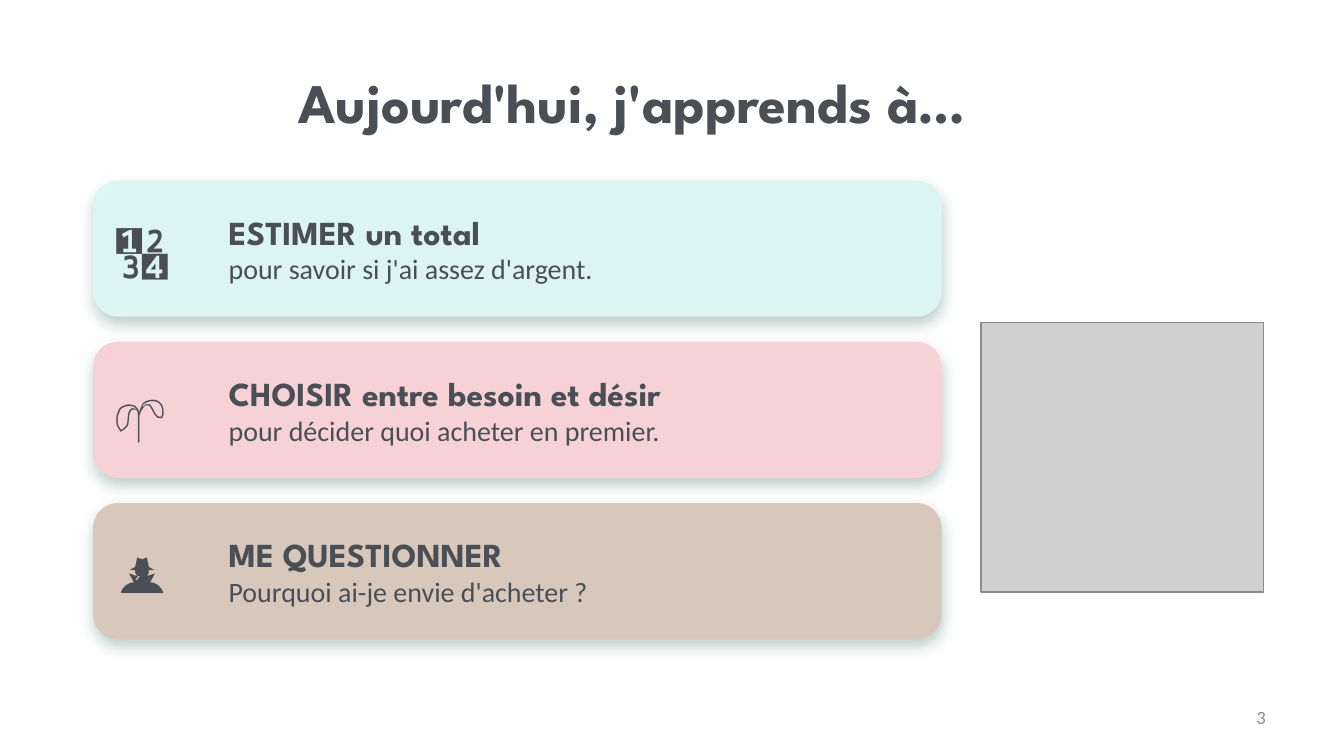
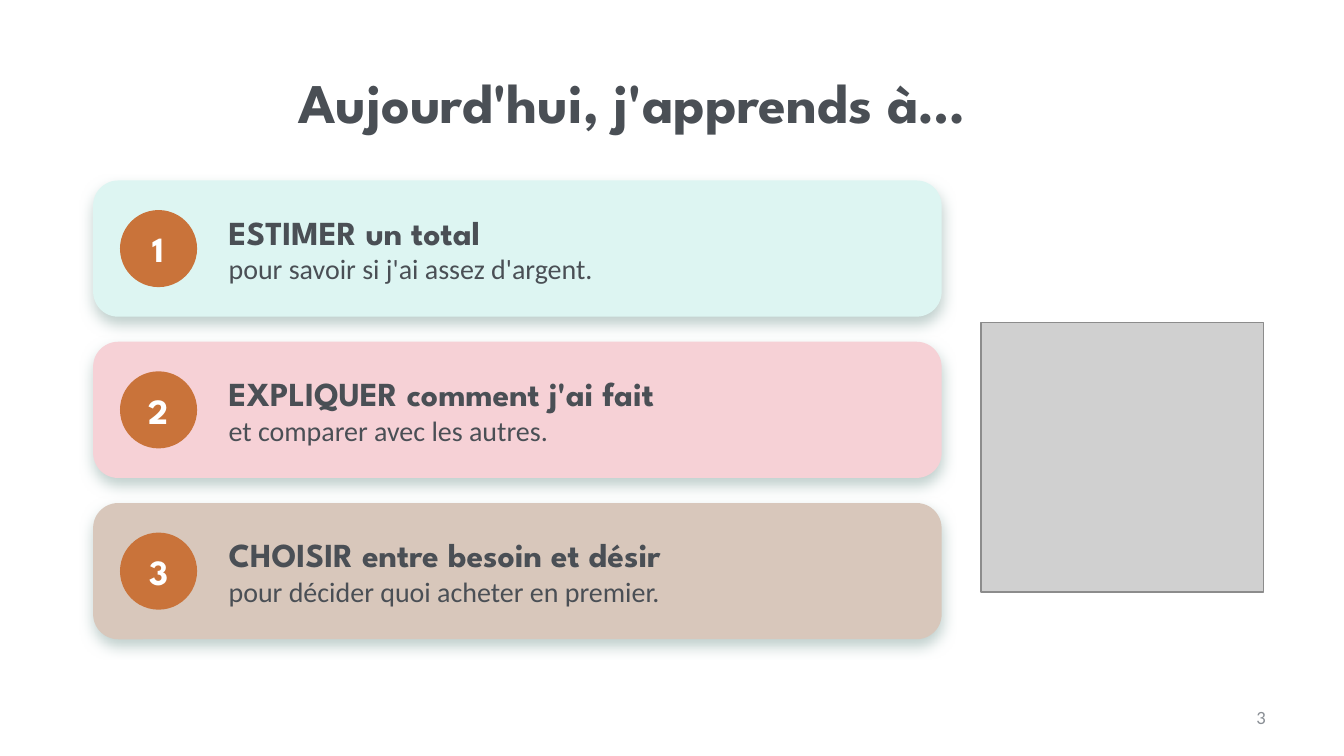
Before and after one commit to isabellepedneault111-ai/Chat-, a slide deck: slide 3 of PPS_Consommation_Hub_Teams/Lecons/2026-10-13_Mardi_Estimer-Besoins-Desirs/1_Diaporama_Grand-groupe.pptx. Drawn at 1344x756 pixels with LibreOffice and Linux fonts; fonts in the diff are those of the drawing; grey boxes stand for pictures; background and template pictures are left out. Boxes give left, top, right and bottom in pixels: in the first picture for what was removed or moved away, otherwise in the second. Text is boxed around its words. In the diff, an @@ line names an element or a change of style, - is before the commit and + after.

```diff
--- a/PPS_Consommation_Hub_Teams/Lecons/2026-10-13_Mardi_Estimer-Besoins-Desirs/1_Diaporama_Grand-groupe.pptx
+++ b/PPS_Consommation_Hub_Teams/Lecons/2026-10-13_Mardi_Estimer-Besoins-Desirs/1_Diaporama_Grand-groupe.pptx
@@ text removed at [114,181,222,316] @@
-🔢
@@ ellipse added at [121,211,196,286], fill #C9733A, outline #C9733A 1 pt @@
@@ text added at [153,238,165,262], 19 pt, text #FFFFFF, bold @@
+1
@@ text removed at [114,343,222,477] @@
-🌱
@@ ellipse added at [121,372,196,448], fill #C9733A, outline #C9733A 1 pt @@
@@ text added at [229,382,654,446], 18 pt, text #4A4F55, bold @@
+EXPLIQUER comment j'ai fait
+et comparer avec les autres.
@@ text added at [148,400,168,424], 19 pt, text #FFFFFF, bold @@
+2
@@ text removed at [114,504,222,638] @@
-🕵️
@@ ellipse added at [121,534,196,609], fill #C9733A, outline #C9733A 1 pt @@
@@ text "CHOISIR entre besoin et désir": place and size @@
-text "CHOISIR entre besoin et désir" at [229,383,661,446]
+text "CHOISIR entre besoin et désir" at [229,544,661,607]
@@ text added at [149,561,168,586], 19 pt, text #FFFFFF, bold @@
+3
@@ text removed at [229,544,568,607] @@
-ME QUESTIONNER
-Pourquoi ai-je envie d'acheter ?
```
Also in this commit, not shown: 17 other slides changed, 6 slides added, 4 slides removed, 15 other files.
